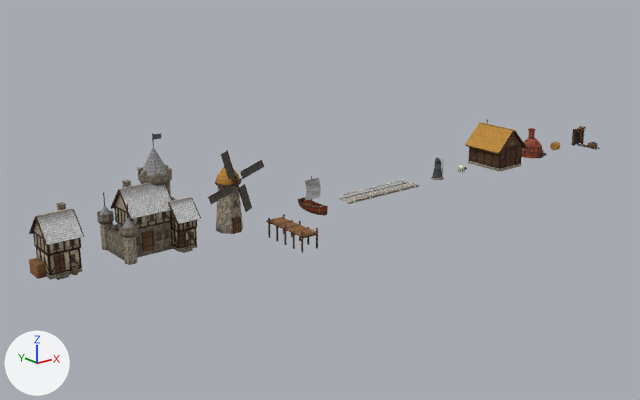
Renders of the Blender file assets/blender/village.blend from each side of a commit.
The view is the same before and after, from a 50 mm lens placed at (-32.8, -91.0, 37.5), pointed at (42.6, 3.2, -0.2). Lighting does not change. The marker at lower left points along +X, +Y and +Z. The older version comes first.

Objects in the first picture: 'Barn', 'Boat', 'City', 'Dock', 'HayBale', 'Kiln', 'Mine', 'Road', 'Robber', 'Sails', 'Settlement', 'Windmill'.
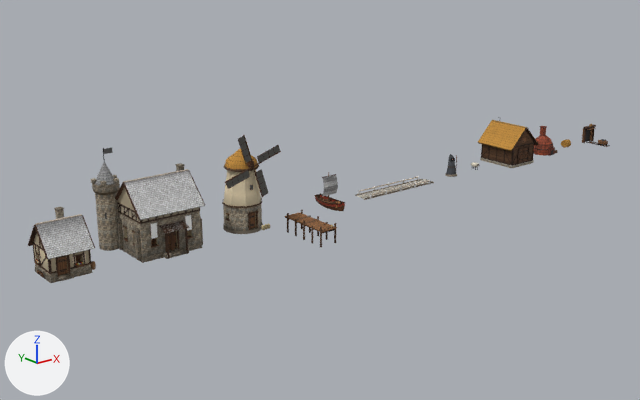
What the commit changed:
Material 'Interior' (mat_interior) is new.
Uses the picture img_village_atlas.
me_city is used by ob_city; location (14.3, 0.0, 0.0).
me_city had 5792 vertices, 1458 faces and spanned x -5.3..5.2, y -3.7..4.6, z 0.0..13.6.
me_city now has 4656 vertices, 1167 faces and spans x -6.42..4.39, y -4.37..5.24, z -0.25..12.31.
me_city part 1: 1443 loose pieces with 5732 vertices, spanning x -5.3..5.2, y -3.7..4.6, z 0.0..13.6, are deleted.
me_city part 2: 36 vertices removed from x -0.15..3.12, y 1.6..3.12, z 0.0..8.0; 4632 vertices added at x -6.42..4.39, y -4.37..5.24, z -0.25..12.31.
Other edits to the shape of me_city do not show in these pictures.
me_city gains material mat_interior.
Mesh me_mill is new.
It has 1200 vertices, 413 faces and spans x -2.6..2.6, y -3.03..2.6, z -0.2..10.44.
Faces by material slot: [370, 43].
It uses material mat_village.
It uses material mat_interior.
Mesh me_milldoor is new.
It has 60 vertices, 23 faces and spans x 0.0..1.01, y -0.09..0.09, z 0.0..2.07.
Faces by material slot: [5, 18].
It uses material mat_village.
It uses material mat_iron.
Mesh me_cottagedoor is new.
It has 60 vertices, 23 faces and spans x 0.0..1.06, y -0.09..0.09, z 0.0..2.12.
Faces by material slot: [5, 18].
It uses material mat_village.
It uses material mat_iron.
Mesh me_cottage is new.
It has 3198 vertices, 1039 faces and spans x -2.8..3.08, y -2.96..2.78, z -0.25..6.66.
Faces by material slot: [928, 24, 8, 79].
It uses material mat_village.
It uses material mat_owner_roof.
It uses material mat_owner_trim.
It uses material mat_interior.
Mesh me_cottageinterior is new.
It has 1578 vertices, 611 faces and spans x -2.1..2.1, y -1.78..1.95, z 0.3..2.9.
Faces by material slot: [6, 5, 600].
It uses material mat_village.
It uses material mat_glow.
It uses material mat_interior.
Object 'Settlement' (ob_settlement) is deleted.
Object 'City' (ob_city) moves from (14.3, 0.0, 0.0) to (15.3, 0.0, 0.0).
Object 'Windmill' (ob_windmill) is deleted.
In object 'Sails' (ob_sails), parent goes from ob_windmill to ob_mill.
Object 'Sails' (ob_sails) moves from (0.0, -1.65, 6.8) to (0.0, -2.335, 8.54).
Object 'Dock' (ob_dock) moves from (32.2, 0.0, 0.0) to (35.2, 0.0, 0.0).
Object 'Boat' (ob_boat) moves from (38.8, 0.0, 0.0) to (41.8, 0.0, 0.0).
Object 'Road' (ob_road) moves from (51.1, 0.0, 0.0) to (54.1, 0.0, 0.0).
Object 'Robber' (ob_robber) moves from (63.1, 0.0, 0.0) to (66.1, 0.0, 0.0).
Object 'Barn' (ob_barn) moves from (76.2, 0.0, 0.0) to (79.2, 0.0, 0.0).
Object 'Kiln' (ob_kiln) moves from (85.5, 0.0, 0.0) to (88.5, 0.0, 0.0).
Object 'HayBale' (ob_haybale) moves from (91.9, 0.0, 0.0) to (95.0, 0.0, 0.0).
Object 'Mine' (ob_mine) moves from (98.1, 0.0, 0.0) to (101.1, 0.0, 0.0).
Object 'Mill' (ob_mill) is new; it shows me_mill.
Its location is (27.3, 0.0, 0.0).
Object 'MillDoor' (ob_milldoor) is new; it shows me_milldoor.
Its parent is ob_mill.
Its location is (-0.505, -2.052, 0.25).
Object 'CottageDoor' (ob_cottagedoor) is new; it shows me_cottagedoor.
Its parent is ob_cottage.
Its location is (-1.38, -1.978, 0.31).
Object 'Cottage' (ob_cottage) is new; it shows me_cottage.
Its location is (2.9, 0.0, 0.0).
Object 'CottageInterior' (ob_cottageinterior) is new; it shows me_cottageinterior.
Its parent is ob_cottage.
Its location is (0.0, 0.0, 0.0).

Location of each change, [x1, y1, x2, y2] in pixels of the pictures (640 x 400 px):
'City', reshaped, moved (10% wider, 13% shorter): before [97, 133, 201, 265]; after [91, 148, 205, 263]
'Cottage', added: after [28, 207, 96, 283]
'Settlement', deleted: before [29, 202, 84, 280]
'Barn', moved: before [465, 120, 526, 172]; after [478, 117, 538, 168]
'Mill', added (beige): after [222, 148, 270, 234]
'Sails', moved: before [208, 150, 265, 212]; after [225, 135, 281, 197]
'Dock', moved: before [266, 214, 319, 253]; after [285, 210, 337, 247]
'Windmill', deleted (brown): before [215, 167, 243, 234]
'Boat', moved: before [298, 176, 328, 216]; after [315, 172, 345, 211]
'Road', moved: before [339, 180, 419, 204]; after [355, 176, 434, 200]
'Kiln', moved: before [521, 128, 546, 159]; after [534, 126, 558, 156]
'Mine', moved: before [571, 126, 600, 150]; after [582, 124, 610, 147]
'Robber', moved: before [431, 157, 444, 180]; after [445, 154, 457, 177]
'CottageDoor', added: after [58, 256, 68, 275]
'HayBale', moved: before [550, 142, 560, 150]; after [561, 139, 571, 148]
'MillDoor', added: after [250, 213, 255, 229]
'HallDoorB', now drawn: after [173, 231, 177, 249]
'HallDoorA', now drawn: after [168, 233, 171, 250]
'CottageInterior', added (mostly hidden): after [76, 256, 80, 262]
part 1 of me_city, deleted: before [97, 133, 201, 265]
part 2 of me_city, built on: after [91, 148, 205, 263]
